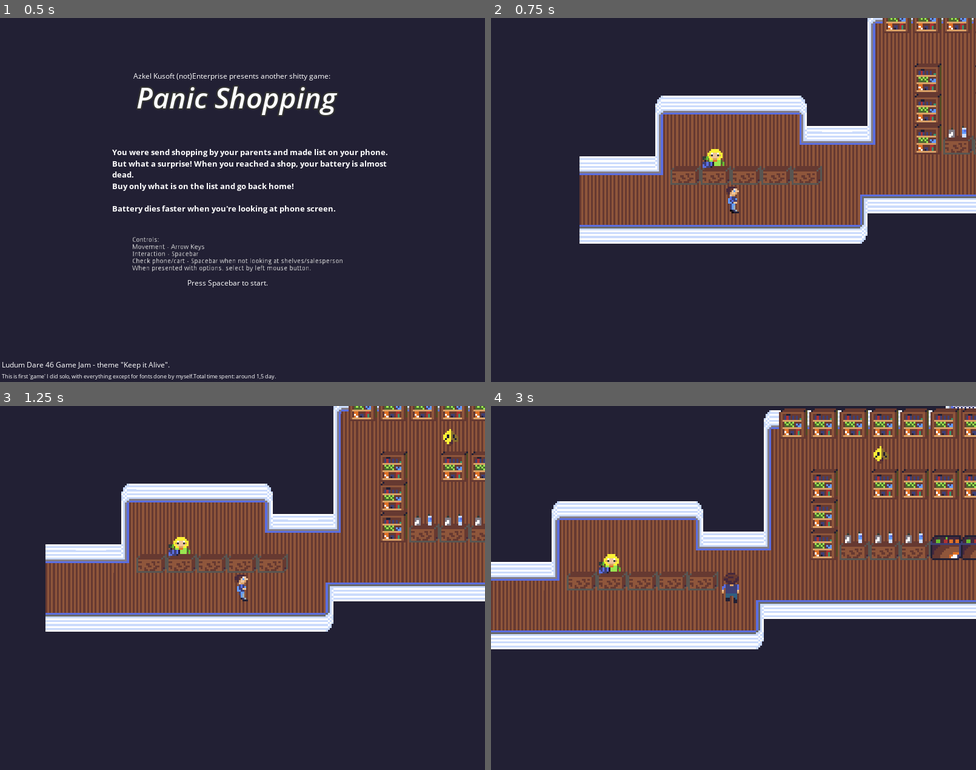
Above: before the commit, frames 1-4 (two rows, left to right).
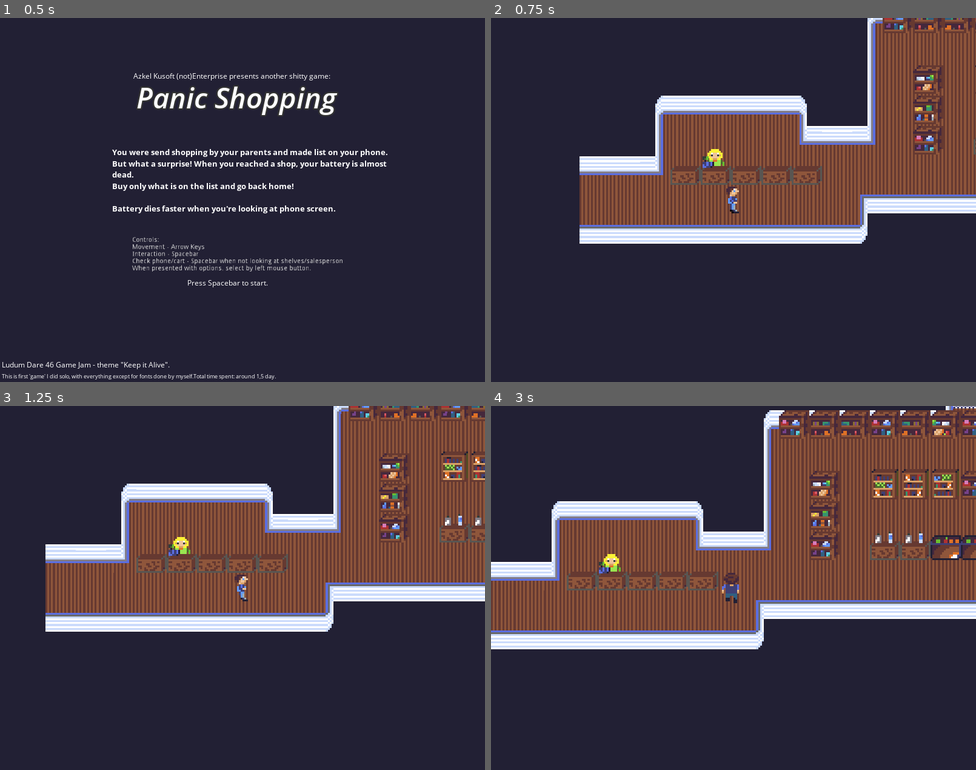
Above: after the commit, the same moments.

Repository: Azkel/LD46Game
Game: Godot game, scene res://scenes/levels/StartScene.tscn
Same seed, same stepped clock (60 frames per second), same inputs: the game is played once before the commit and once after it.
Inputs:
- Up to frame 1 (0.5 s): no input
- Up to frame 2 (0.75 s): tap Space (ui_select) at 0.5 s; hold Right (ui_right) from 0.53 s (still down); hold Enter (ui_accept) from 0.53 s (still down)
- Up to frame 3 (1.25 s): keep holding Right (ui_right); keep holding Enter (ui_accept)
- Up to frame 4 (3 s): release Right (ui_right) at 1.28 s; release Enter (ui_accept) at 1.28 s; hold Down (ui_down) 1.28-2.03 s; tap Enter (ui_accept) at 1.35, 1.52, 1.82, 2, 2.85 s; hold Right (ui_right) 2.03-2.78 s; hold Enter (ui_accept) 2.03-2.78 s; hold Up (ui_up) from 2.78 s (still down)

Frame 1 is identical in both runs. In frame 2, 1.9% of the frame differs, in the area x 81-100%, y 0-38%; in frame 3, 2.3%; in frame 4, 4.3%, in the area x 59-100%, y 0-43%.

Commit message:
More sprites for shelves added

Diff:
--- a/assets/tilemaps/ShopTileset.tres
+++ b/assets/tilemaps/ShopTileset.tres
@@ -68,38 +68,77 @@
 [sub_resource type="ConvexPolygonShape2D" id=22]
 points = PoolVector2Array( 0, 0, 32, 0, 32, 16, 0, 16 )
 
-[sub_resource type="ConvexPolygonShape2D" id=71]
-points = PoolVector2Array( 0, 0, 16, 0, 16, 16, 0, 16 )
-
 [sub_resource type="ConvexPolygonShape2D" id=23]
-points = PoolVector2Array( 4, 2, 4, 2, 4, 2, 4, 2 )
+points = PoolVector2Array( 0, 0, 16, 0, 16, 16, 0, 16 )
+
+[sub_resource type="ConvexPolygonShape2D" id=72]
+points = PoolVector2Array( 0, 0, 16, 0, 16, 16, 0, 16 )
+
+[sub_resource type="ConvexPolygonShape2D" id=73]
+points = PoolVector2Array( 0, 0, 16, 0, 16, 16, 0, 16 )
+
+[sub_resource type="ConvexPolygonShape2D" id=74]
+points = PoolVector2Array( 0, 0, 16, 0, 16, 16, 0, 16 )
+
+[sub_resource type="ConvexPolygonShape2D" id=75]
+points = PoolVector2Array( 0, 0, 16, 0, 16, 16, 0, 16 )
+
+[sub_resource type="ConvexPolygonShape2D" id=76]
+points = PoolVector2Array( 0, 0, 16, 0, 16, 16, 0, 16 )
+
+[sub_resource type="ConvexPolygonShape2D" id=77]
+points = PoolVector2Array( 0, 0, 16, 0, 16, 16, 0, 16 )
+
+[sub_resource type="ConvexPolygonShape2D" id=78]
+points = PoolVector2Array( 0, 0, 16, 0, 16, 16, 0, 16 )
+
+[sub_resource type="ConvexPolygonShape2D" id=79]
+points = PoolVector2Array( 0, 0, 16, 0, 16, 16, 0, 16 )
+
+[sub_resource type="ConvexPolygonShape2D" id=80]
+points = PoolVector2Array( 0, 0, 16, 0, 16, 16, 0, 16 )
+
+[sub_resource type="ConvexPolygonShape2D" id=81]
+points = PoolVector2Array( 0, 0, 16, 0, 16, 16, 0, 16 )
+
+[sub_resource type="ConvexPolygonShape2D" id=82]
+points = PoolVector2Array( 0, 0, 16, 0, 16, 16, 0, 16 )
+
+[sub_resource type="ConvexPolygonShape2D" id=83]
+points = PoolVector2Array( 0, 0, 16, 0, 16, 16, 0, 16 )
+
+[sub_resource type="ConvexPolygonShape2D" id=84]
+points = PoolVector2Array( 0, 0, 16, 0, 16, 16, 0, 16 )
+
+[sub_resource type="ConvexPolygonShape2D" id=85]
+points = PoolVector2Array( 0, 0, 16, 0, 16, 16, 0, 16 )
 
 [sub_resource type="ConvexPolygonShape2D" id=24]
 points = PoolVector2Array( 4, 2, 4, 2, 4, 2, 4, 2 )
 
 [sub_resource type="ConvexPolygonShape2D" id=25]
-points = PoolVector2Array( 4, 0, 4, 0, 4, 2, 4, 2 )
+points = PoolVector2Array( 4, 2, 4, 2, 4, 2, 4, 2 )
 
 [sub_resource type="ConvexPolygonShape2D" id=26]
-points = PoolVector2Array( 0, 2, 4, 2, 4, 2, 0, 2 )
+points = PoolVector2Array( 4, 0, 4, 0, 4, 2, 4, 2 )
 
 [sub_resource type="ConvexPolygonShape2D" id=27]
 points = PoolVector2Array( 0, 2, 4, 2, 4, 2, 0, 2 )
 
 [sub_resource type="ConvexPolygonShape2D" id=28]
-points = PoolVector2Array( 4, 2, 4, 2, 4, 2, 4, 2 )
+points = PoolVector2Array( 0, 2, 4, 2, 4, 2, 0, 2 )
 
 [sub_resource type="ConvexPolygonShape2D" id=29]
 points = PoolVector2Array( 4, 2, 4, 2, 4, 2, 4, 2 )
 
 [sub_resource type="ConvexPolygonShape2D" id=30]
-points = PoolVector2Array( 0, 2, 4, 2, 4, 2, 0, 2 )
+points = PoolVector2Array( 4, 2, 4, 2, 4, 2, 4, 2 )
 
 [sub_resource type="ConvexPolygonShape2D" id=31]
 points = PoolVector2Array( 0, 2, 4, 2, 4, 2, 0, 2 )
 
 [sub_resource type="ConvexPolygonShape2D" id=32]
-points = PoolVector2Array( 4, 2, 4, 2, 4, 2, 4, 2 )
+points = PoolVector2Array( 0, 2, 4, 2, 4, 2, 0, 2 )
 
 [sub_resource type="ConvexPolygonShape2D" id=33]
 points = PoolVector2Array( 4, 2, 4, 2, 4, 2, 4, 2 )
@@ -114,7 +153,7 @@
 points = PoolVector2Array( 4, 2, 4, 2, 4, 2, 4, 2 )
 
 [sub_resource type="ConvexPolygonShape2D" id=37]
-points = PoolVector2Array( 4, 0, 4, 0, 4, 2, 4, 2 )
+points = PoolVector2Array( 4, 2, 4, 2, 4, 2, 4, 2 )
 
 [sub_resource type="ConvexPolygonShape2D" id=38]
 points = PoolVector2Array( 4, 0, 4, 0, 4, 2, 4, 2 )
@@ -126,7 +165,7 @@
 points = PoolVector2Array( 4, 0, 4, 0, 4, 2, 4, 2 )
 
 [sub_resource type="ConvexPolygonShape2D" id=41]
-points = PoolVector2Array( 4, 2, 4, 2, 4, 2, 4, 2 )
+points = PoolVector2Array( 4, 0, 4, 0, 4, 2, 4, 2 )
 
 [sub_resource type="ConvexPolygonShape2D" id=42]
 points = PoolVector2Array( 4, 2, 4, 2, 4, 2, 4, 2 )
@@ -138,7 +177,7 @@
 points = PoolVector2Array( 4, 2, 4, 2, 4, 2, 4, 2 )
 
 [sub_resource type="ConvexPolygonShape2D" id=45]
-points = PoolVector2Array( 4, 0, 4, 0, 4, 2, 4, 2 )
+points = PoolVector2Array( 4, 2, 4, 2, 4, 2, 4, 2 )
 
 [sub_resource type="ConvexPolygonShape2D" id=46]
 points = PoolVector2Array( 4, 0, 4, 0, 4, 2, 4, 2 )
@@ -153,28 +192,28 @@
 points = PoolVector2Array( 4, 0, 4, 0, 4, 2, 4, 2 )
 
 [sub_resource type="ConvexPolygonShape2D" id=50]
+points = PoolVector2Array( 4, 0, 4, 0, 4, 2, 4, 2 )
+
+[sub_resource type="ConvexPolygonShape2D" id=51]
 points = PoolVector2Array( 0, 0, 4, 0, 4, 2, 0, 2 )
 
-[sub_resource type="ConvexPolygonShape2D" id=51]
-points = PoolVector2Array( 4, 0, 4, 0, 4, 2, 4, 2 )
-
 [sub_resource type="ConvexPolygonShape2D" id=52]
+points = PoolVector2Array( 4, 0, 4, 0, 4, 2, 4, 2 )
+
+[sub_resource type="ConvexPolygonShape2D" id=53]
 points = PoolVector2Array( 0, 0, 4, 0, 4, 2, 0, 2 )
 
-[sub_resource type="ConvexPolygonShape2D" id=53]
-points = PoolVector2Array( 4, 0, 4, 0, 4, 2, 4, 2 )
-
 [sub_resource type="ConvexPolygonShape2D" id=54]
 points = PoolVector2Array( 4, 0, 4, 0, 4, 2, 4, 2 )
 
 [sub_resource type="ConvexPolygonShape2D" id=55]
+points = PoolVector2Array( 4, 0, 4, 0, 4, 2, 4, 2 )
+
+[sub_resource type="ConvexPolygonShape2D" id=56]
 points = PoolVector2Array( 0, 0, 4, 0, 4, 2, 0, 2 )
 
-[sub_resource type="ConvexPolygonShape2D" id=56]
-points = PoolVector2Array( 4, 0, 4, 0, 4, 2, 4, 2 )
-
 [sub_resource type="ConvexPolygonShape2D" id=57]
-points = PoolVector2Array( 0, 0, 16, 0, 16, 16, 0, 16 )
+points = PoolVector2Array( 4, 0, 4, 0, 4, 2, 4, 2 )
 
 [sub_resource type="ConvexPolygonShape2D" id=58]
 points = PoolVector2Array( 0, 0, 16, 0, 16, 16, 0, 16 )
@@ -213,6 +252,9 @@
 points = PoolVector2Array( 0, 0, 16, 0, 16, 16, 0, 16 )
 
 [sub_resource type="ConvexPolygonShape2D" id=70]
+points = PoolVector2Array( 0, 0, 16, 0, 16, 16, 0, 16 )
+
+[sub_resource type="ConvexPolygonShape2D" id=71]
 points = PoolVector2Array( 0, 0, 16, 0, 16, 16, 0, 16 )
 
 [resource]
@@ -297,260 +339,260 @@
 3/navigation_offset = Vector2( 0, 0 )
 3/shape_offset = Vector2( 0, 0 )
 3/shape_transform = Transform2D( 1, 0, 0, 1, 0, 0 )
-3/shape = SubResource( 23 )
+3/shape = SubResource( 24 )
 3/shape_one_way = false
 3/shape_one_way_margin = 1.0
 3/shapes = [ {
 "autotile_coord": Vector2( 2, 4 ),
 "one_way": false,
 "one_way_margin": 1.0,
-"shape": SubResource( 23 ),
+"shape": SubResource( 24 ),
 "shape_transform": Transform2D( 1, 0, 0, 1, 0, 0 )
 }, {
 "autotile_coord": Vector2( 2, 4 ),
 "one_way": false,
 "one_way_margin": 1.0,
-"shape": SubResource( 24 ),
+"shape": SubResource( 25 ),
 "shape_transform": Transform2D( 1, 0, 0, 1, 0, 0 )
 }, {
 "autotile_coord": Vector2( 3, 1 ),
 "one_way": false,
 "one_way_margin": 1.0,
-"shape": SubResource( 25 ),
+"shape": SubResource( 26 ),
 "shape_transform": Transform2D( 1, 0, 0, 1, 0, 0 )
 }, {
 "autotile_coord": Vector2( 9, 4 ),
 "one_way": false,
 "one_way_margin": 1.0,
-"shape": SubResource( 26 ),
+"shape": SubResource( 27 ),
 "shape_transform": Transform2D( 1, 0, 0, 1, 0, 0 )
 }, {
 "autotile_coord": Vector2( 8, 4 ),
 "one_way": false,
 "one_way_margin": 1.0,
-"shape": SubResource( 27 ),
+"shape": SubResource( 28 ),
 "shape_transform": Transform2D( 1, 0, 0, 1, 0, 0 )
 }, {
 "autotile_coord": Vector2( 7, 4 ),
 "one_way": false,
 "one_way_margin": 1.0,
-"shape": SubResource( 28 ),
+"shape": SubResource( 29 ),
 "shape_transform": Transform2D( 1, 0, 0, 1, 0, 0 )
 }, {
 "autotile_coord": Vector2( 6, 4 ),
 "one_way": false,
 "one_way_margin": 1.0,
-"shape": SubResource( 29 ),
+"shape": SubResource( 30 ),
 "shape_transform": Transform2D( 1, 0, 0, 1, 0, 0 )
 }, {
 "autotile_coord": Vector2( 5, 4 ),
 "one_way": false,
 "one_way_margin": 1.0,
-"shape": SubResource( 30 ),
+"shape": SubResource( 31 ),
 "shape_transform": Transform2D( 1, 0, 0, 1, 0, 0 )
 }, {
 "autotile_coord": Vector2( 4, 4 ),
 "one_way": false,
 "one_way_margin": 1.0,
-"shape": SubResource( 31 ),
+"shape": SubResource( 32 ),
 "shape_transform": Transform2D( 1, 0, 0, 1, 0, 0 )
 }, {
 "autotile_coord": Vector2( 3, 4 ),
 "one_way": false,
 "one_way_margin": 1.0,
-"shape": SubResource( 32 ),
+"shape": SubResource( 33 ),
 "shape_transform": Transform2D( 1, 0, 0, 1, 0, 0 )
 }, {
 "autotile_coord": Vector2( 2, 4 ),
 "one_way": false,
 "one_way_margin": 1.0,
-"shape": SubResource( 33 ),
+"shape": SubResource( 34 ),
 "shape_transform": Transform2D( 1, 0, 0, 1, 0, 0 )
 }, {
 "autotile_coord": Vector2( 2, 5 ),
 "one_way": false,
 "one_way_margin": 1.0,
-"shape": SubResource( 34 ),
+"shape": SubResource( 35 ),
 "shape_transform": Transform2D( 1, 0, 0, 1, 0, 0 )
 }, {
 "autotile_coord": Vector2( 2, 6 ),
 "one_way": false,
 "one_way_margin": 1.0,
-"shape": SubResource( 35 ),
+"shape": SubResource( 36 ),
 "shape_transform": Transform2D( 1, 0, 0, 1, 0, 0 )
 }, {
 "autotile_coord": Vector2( 2, 7 ),
 "one_way": false,
 "one_way_margin": 1.0,
-"shape": SubResource( 36 ),
+"shape": SubResource( 37 ),
 "shape_transform": Transform2D( 1, 0, 0, 1, 0, 0 )
 }, {
 "autotile_coord": Vector2( 2, 8 ),
 "one_way": false,
 "one_way_margin": 1.0,
-"shape": SubResource( 37 ),
+"shape": SubResource( 38 ),
 "shape_transform": Transform2D( 1, 0, 0, 1, 0, 0 )
 }, {
 "autotile_coord": Vector2( 2, 9 ),
 "one_way": false,
 "one_way_margin": 1.0,
-"shape": SubResource( 38 ),
+"shape": SubResource( 39 ),
 "shape_transform": Transform2D( 1, 0, 0, 1, 0, 0 )
 }, {
 "autotile_coord": Vector2( 2, 10 ),
 "one_way": false,
 "one_way_margin": 1.0,
-"shape": SubResource( 39 ),
+"shape": SubResource( 40 ),
 "shape_transform": Transform2D( 1, 0, 0, 1, 0, 0 )
 }, {
 "autotile_coord": Vector2( 2, 11 ),
 "one_way": false,
 "one_way_margin": 1.0,
-"shape": SubResource( 40 ),
+"shape": SubResource( 41 ),
 "shape_transform": Transform2D( 1, 0, 0, 1, 0, 0 )
 }, {
 "autotile_coord": Vector2( 2, 12 ),
 "one_way": false,
 "one_way_margin": 1.0,
-"shape": SubResource( 41 ),
+"shape": SubResource( 42 ),
 "shape_transform": Transform2D( 1, 0, 0, 1, 0, 0 )
 }, {
 "autotile_coord": Vector2( 2, 13 ),
 "one_way": false,
 "one_way_margin": 1.0,
-"shape": SubResource( 42 ),
+"shape": SubResource( 43 ),
 "shape_transform": Transform2D( 1, 0, 0, 1, 0, 0 )
 }, {
 "autotile_coord": Vector2( 2, 14 ),
 "one_way": false,
 "one_way_margin": 1.0,
-"shape": SubResource( 43 ),
+"shape": SubResource( 44 ),
 "shape_transform": Transform2D( 1, 0, 0, 1, 0, 0 )
 }, {
 "autotile_coord": Vector2( 2, 15 ),
 "one_way": false,
 "one_way_margin": 1.0,
-"shape": SubResource( 44 ),
+"shape": SubResource( 45 ),
 "shape_transform": Transform2D( 1, 0, 0, 1, 0, 0 )
 }, {
 "autotile_coord": Vector2( 2, 16 ),
 "one_way": false,
 "one_way_margin": 1.0,
-"shape": SubResource( 45 ),
+"shape": SubResource( 46 ),
 "shape_transform": Transform2D( 1, 0, 0, 1, 0, 0 )
 }, {
 "autotile_coord": Vector2( 2, 17 ),
 "one_way": false,
 "one_way_margin": 1.0,
-"shape": SubResource( 46 ),
+"shape": SubResource( 47 ),
 "shape_transform": Transform2D( 1, 0, 0, 1, 0, 0 )
 }, {
 "autotile_coord": Vector2( 2, 18 ),
 "one_way": false,
 "one_way_margin": 1.0,
-"shape": SubResource( 47 ),
+"shape": SubResource( 48 ),
 "shape_transform": Transform2D( 1, 0, 0, 1, 0, 0 )
 }, {
 "autotile_coord": Vector2( 2, 19 ),
 "one_way": false,
 "one_way_margin": 1.0,
-"shape": SubResource( 48 ),
+"shape": SubResource( 49 ),
 "shape_transform": Transform2D( 1, 0, 0, 1, 0, 0 )
 }, {
 "autotile_coord": Vector2( 3, 19 ),
 "one_way": false,
 "one_way_margin": 1.0,
-"shape": SubResource( 49 ),
+"shape": SubResource( 50 ),
 "shape_transform": Transform2D( 1, 0, 0, 1, 0, 0 )
 }, {
 "autotile_coord": Vector2( 4, 19 ),
 "one_way": false,
 "one_way_margin": 1.0,
-"shape": SubResource( 50 ),
+"shape": SubResource( 51 ),
 "shape_transform": Transform2D( 1, 0, 0, 1, 0, 0 )
 }, {
 "autotile_coord": Vector2( 3, 19 ),
 "one_way": false,
 "one_way_margin": 1.0,
-"shape": SubResource( 51 ),
+"shape": SubResource( 52 ),
 "shape_transform": Transform2D( 1, 0, 0, 1, 0, 0 )
 }, {
 "autotile_coord": Vector2( 5, 19 ),
 "one_way": false,
 "one_way_margin": 1.0,
-"shape": SubResource( 52 ),
+"shape": SubResource( 53 ),
 "shape_transform": Transform2D( 1, 0, 0, 1, 0, 0 )
 }, {
 "autotile_coord": Vector2( 3, 19 ),
 "one_way": false,
 "one_way_margin": 1.0,
-"shape": SubResource( 53 ),
+"shape": SubResource( 54 ),
 "shape_transform": Transform2D( 1, 0, 0, 1, 0, 0 )
 }, {
 "autotile_coord": Vector2( 6, 19 ),
 "one_way": false,
 "one_way_margin": 1.0,
-"shape": SubResource( 54 ),
+"shape": SubResource( 55 ),
 "shape_transform": Transform2D( 1, 0, 0, 1, 0, 0 )
 }, {
 "autotile_coord": Vector2( 8, 19 ),
 "one_way": false,
 "one_way_margin": 1.0,
-"shape": SubResource( 55 ),
+"shape": SubResource( 56 ),
 "shape_transform": Transform2D( 1, 0, 0, 1, 0, 0 )
 }, {
 "autotile_coord": Vector2( 7, 19 ),
 "one_way": false,
 "one_way_margin": 1.0,
-"shape": SubResource( 56 ),
+"shape": SubResource( 57 ),
 "shape_transform": Transform2D( 1, 0, 0, 1, 0, 0 )
 }, {
 "autotile_coord": Vector2( 1, 0 ),
 "one_way": false,
 "one_way_margin": 1.0,
-"shape": SubResource( 57 ),
-"shape_transform": Transform2D( 1, 0, 0, 1, 0, 0 )
-}, {
-"autotile_coord": Vector2( 0, 0 ),
-"one_way": false,
-"one_way_margin": 1.0,
 "shape": SubResource( 58 ),
 "shape_transform": Transform2D( 1, 0, 0, 1, 0, 0 )
 }, {
+"autotile_coord": Vector2( 0, 0 ),
+"one_way": false,
+"one_way_margin": 1.0,
+"shape": SubResource( 59 ),
+"shape_transform": Transform2D( 1, 0, 0, 1, 0, 0 )
+}, {
 "autotile_coord": Vector2( 2, 0 ),
 "one_way": false,
 "one_way_margin": 1.0,
-"shape": SubResource( 59 ),
+"shape": SubResource( 60 ),
 "shape_transform": Transform2D( 1, 0, 0, 1, 0, 0 )
 }, {
 "autotile_coord": Vector2( 2, 1 ),
 "one_way": false,
 "one_way_margin": 1.0,
-"shape": SubResource( 60 ),
+"shape": SubResource( 61 ),
 "shape_transform": Transform2D( 1, 0, 0, 1, 0, 0 )
 }, {
 "autotile_coord": Vector2( 0, 1 ),
 "one_way": false,
 "one_way_margin": 1.0,
-"shape": SubResource( 61 ),
+"shape": SubResource( 62 ),
 "shape_transform": Transform2D( 1, 0, 0, 1, 0, 0 )
 }, {
 "autotile_coord": Vector2( 0, 2 ),
 "one_way": false,
 "one_way_margin": 1.0,
-"shape": SubResource( 62 ),
+"shape": SubResource( 63 ),
 "shape_transform": Transform2D( 1, 0, 0, 1, 0, 0 )
 }, {
 "autotile_coord": Vector2( 1, 2 ),
 "one_way": false,
 "one_way_margin": 1.0,
-"shape": SubResource( 63 ),
+"shape": SubResource( 64 ),
 "shape_transform": Transform2D( 1, 0, 0, 1, 0, 0 )
 }, {
 "autotile_coord": Vector2( 2, 2 ),
 "one_way": false,
 "one_way_margin": 1.0,
-"shape": SubResource( 64 ),
+"shape": SubResource( 65 ),
 "shape_transform": Transform2D( 1, 0, 0, 1, 0, 0 )
 } ]
 3/z_index = 0
@@ -564,14 +606,14 @@
 4/navigation_offset = Vector2( 0, 0 )
 4/shape_offset = Vector2( 0, 0 )
 4/shape_transform = Transform2D( 1, 0, 0, 1, 0, 0 )
-4/shape = SubResource( 65 )
+4/shape = SubResource( 66 )
 4/shape_one_way = false
 4/shape_one_way_margin = 1.0
 4/shapes = [ {
 "autotile_coord": Vector2( 0, 0 ),
 "one_way": false,
 "one_way_margin": 1.0,
-"shape": SubResource( 65 ),
+"shape": SubResource( 66 ),
 "shape_transform": Transform2D( 1, 0, 0, 1, 0, 0 )
 } ]
 4/z_index = 0
@@ -585,14 +627,14 @@
 5/navigation_offset = Vector2( 0, 0 )
 5/shape_offset = Vector2( 0, 0 )
 5/shape_transform = Transform2D( 1, 0, 0, 1, 0, 0 )
-5/shape = SubResource( 66 )
+5/shape = SubResource( 67 )
 5/shape_one_way = false
 5/shape_one_way_margin = 1.0
 5/shapes = [ {
 "autotile_coord": Vector2( 0, 0 ),
 "one_way": false,
 "one_way_margin": 1.0,
-"shape": SubResource( 66 ),
+"shape": SubResource( 67 ),
 "shape_transform": Transform2D( 1, 0, 0, 1, 0, 0 )
 } ]
 5/z_index = 0
@@ -606,14 +648,14 @@
 6/navigation_offset = Vector2( 0, 0 )
 6/shape_offset = Vector2( 0, 0 )
 6/shape_transform = Transform2D( 1, 0, 0, 1, 0, 0 )
-6/shape = SubResource( 67 )
+6/shape = SubResource( 68 )
 6/shape_one_way = false
 6/shape_one_way_margin = 1.0
 6/shapes = [ {
 "autotile_coord": Vector2( 0, 0 ),
 "one_way": false,
 "one_way_margin": 1.0,
-"shape": SubResource( 67 ),
+"shape": SubResource( 68 ),
 "shape_transform": Transform2D( 1, 0, 0, 1, 0, 0 )
 } ]
 6/z_index = 0
@@ -627,14 +669,14 @@
 7/navigation_offset = Vector2( 0, 0 )
 7/shape_offset = Vector2( 0, 0 )
 7/shape_transform = Transform2D( 1, 0, 0, 1, 0, 0 )
-7/shape = SubResource( 68 )
+7/shape = SubResource( 69 )
 7/shape_one_way = false
 7/shape_one_way_margin = 1.0
 7/shapes = [ {
 "autotile_coord": Vector2( 0, 0 ),
 "one_way": false,
 "one_way_margin": 1.0,
-"shape": SubResource( 68 ),
+"shape": SubResource( 69 ),
 "shape_transform": Transform2D( 1, 0, 0, 1, 0, 0 )
 } ]
 7/z_index = 0
@@ -648,14 +690,14 @@
 8/navigation_offset = Vector2( 0, 0 )
 8/shape_offset = Vector2( 0, 0 )
 8/shape_transform = Transform2D( 1, 0, 0, 1, 0, 0 )
-8/shape = SubResource( 69 )
+8/shape = SubResource( 70 )
 8/shape_one_way = false
 8/shape_one_way_margin = 1.0
 8/shapes = [ {
 "autotile_coord": Vector2( 0, 0 ),
 "one_way": false,
 "one_way_margin": 1.0,
-"shape": SubResource( 69 ),
+"shape": SubResource( 70 ),
 "shape_transform": Transform2D( 1, 0, 0, 1, 0, 0 )
 } ]
 8/z_index = 0
@@ -669,14 +711,14 @@
 9/navigation_offset = Vector2( 0, 0 )
 9/shape_offset = Vector2( 0, 0 )
 9/shape_transform = Transform2D( 1, 0, 0, 1, 0, 0 )
-9/shape = SubResource( 70 )
+9/shape = SubResource( 71 )
 9/shape_one_way = false
 9/shape_one_way_margin = 1.0
 9/shapes = [ {
 "autotile_coord": Vector2( 0, 0 ),
 "one_way": false,
 "one_way_margin": 1.0,
-"shape": SubResource( 70 ),
+"shape": SubResource( 71 ),
 "shape_transform": Transform2D( 1, 0, 0, 1, 0, 0 )
 } ]
 9/z_index = 0
@@ -978,14 +1020,122 @@
 21/navigation_offset = Vector2( 0, 0 )
 21/shape_offset = Vector2( 0, 0 )
 21/shape_transform = Transform2D( 1, 0, 0, 1, 0, 0 )
-21/shape = SubResource( 71 )
+21/shape = SubResource( 23 )
 21/shape_one_way = false
 21/shape_one_way_margin = 1.0
 21/shapes = [ {
 "autotile_coord": Vector2( 0, 0 ),
 "one_way": false,
 "one_way_margin": 1.0,
-"shape": SubResource( 71 ),
+"shape": SubResource( 23 ),
 "shape_transform": Transform2D( 1, 0, 0, 1, 0, 0 )
 } ]
 21/z_index = 0
+22/name = "Shelves"
+22/texture = ExtResource( 1 )
+22/tex_offset = Vector2( 0, 0 )
+22/modulate = Color( 1, 1, 1, 1 )
+22/region = Rect2( 0, 96, 96, 32 )
+22/tile_mode = 1
+22/autotile/bitmask_mode = 2
+22/autotile/bitmask_flags = [ Vector2( 0, 0 ), 511, Vector2( 0, 1 ), 511, Vector2( 1, 0 ), 511, Vector2( 1, 1 ), 511, Vector2( 2, 0 ), 511, Vector2( 2, 1 ), 511, Vector2( 3, 0 ), 511, Vector2( 3, 1 ), 511, Vector2( 4, 0 ), 511, Vector2( 4, 1 ), 511, Vector2( 5, 0 ), 511, Vector2( 5, 1 ), 511 ]
+22/autotile/icon_coordinate = Vector2( 4, 0 )
+22/autotile/tile_size = Vector2( 16, 16 )
+22/autotile/spacing = 0
+22/autotile/occluder_map = [  ]
+22/autotile/navpoly_map = [  ]
+22/autotile/priority_map = [ Vector3( 0, 0, 4 ), Vector3( 0, 1, 3 ), Vector3( 1, 0, 4 ), Vector3( 1, 1, 5 ), Vector3( 2, 0, 4 ), Vector3( 2, 1, 4 ), Vector3( 3, 0, 4 ), Vector3( 3, 1, 5 ), Vector3( 4, 1, 5 ), Vector3( 5, 0, 5 ), Vector3( 5, 1, 5 ) ]
+22/autotile/z_index_map = [  ]
+22/occluder_offset = Vector2( 0, 0 )
+22/navigation_offset = Vector2( 0, 0 )
+22/shape_offset = Vector2( 0, 0 )
+22/shape_transform = Transform2D( 1, 0, 0, 1, 0, 0 )
+22/shape = SubResource( 72 )
+22/shape_one_way = false
+22/shape_one_way_margin = 1.0
+22/shapes = [ {
+"autotile_coord": Vector2( 5, 1 ),
+"one_way": false,
+"one_way_margin": 1.0,
+"shape": SubResource( 72 ),
+"shape_transform": Transform2D( 1, 0, 0, 1, 0, 0 )
+}, {
+"autotile_coord": Vector2( 4, 1 ),
+"one_way": false,
+"one_way_margin": 1.0,
+"shape": SubResource( 73 ),
+"shape_transform": Transform2D( 1, 0, 0, 1, 0, 0 )
+}, {
+"autotile_coord": Vector2( 3, 1 ),
+"one_way": false,
+"one_way_margin": 1.0,
+"shape": SubResource( 74 ),
+"shape_transform": Transform2D( 1, 0, 0, 1, 0, 0 )
+}, {
+"autotile_coord": Vector2( 2, 1 ),
+"one_way": false,
+"one_way_margin": 1.0,
+"shape": SubResource( 75 ),
+"shape_transform": Transform2D( 1, 0, 0, 1, 0, 0 )
+}, {
+"autotile_coord": Vector2( 1, 1 ),
+"one_way": false,
+"one_way_margin": 1.0,
+"shape": SubResource( 76 ),
+"shape_transform": Transform2D( 1, 0, 0, 1, 0, 0 )
+}, {
+"autotile_coord": Vector2( 0, 1 ),
+"one_way": false,
+"one_way_margin": 1.0,
+"shape": SubResource( 77 ),
+"shape_transform": Transform2D( 1, 0, 0, 1, 0, 0 )
+}, {
+"autotile_coord": Vector2( 0, 1 ),
+"one_way": false,
+"one_way_margin": 1.0,
+"shape": SubResource( 78 ),
+"shape_transform": Transform2D( 1, 0, 0, 1, 0, 0 )
+}, {
+"autotile_coord": Vector2( 0, 0 ),
+"one_way": false,
+"one_way_margin": 1.0,
+"shape": SubResource( 79 ),
+"shape_transform": Transform2D( 1, 0, 0, 1, 0, 0 )
+}, {
+"autotile_coord": Vector2( 1, 0 ),
+"one_way": false,
+"one_way_margin": 1.0,
+"shape": SubResource( 80 ),
+"shape_transform": Transform2D( 1, 0, 0, 1, 0, 0 )
+}, {
+"autotile_coord": Vector2( 1, 0 ),
+"one_way": false,
+"one_way_margin": 1.0,
+"shape": SubResource( 81 ),
+"shape_transform": Transform2D( 1, 0, 0, 1, 0, 0 )
+}, {
+"autotile_coord": Vector2( 2, 0 ),
+"one_way": false,
+"one_way_margin": 1.0,
+"shape": SubResource( 82 ),
+"shape_transform": Transform2D( 1, 0, 0, 1, 0, 0 )
+}, {
+"autotile_coord": Vector2( 3, 0 ),
+"one_way": false,
+"one_way_margin": 1.0,
+"shape": SubResource( 83 ),
+"shape_transform": Transform2D( 1, 0, 0, 1, 0, 0 )
+}, {
+"autotile_coord": Vector2( 4, 0 ),
+"one_way": false,
+"one_way_margin": 1.0,
+"shape": SubResource( 84 ),
+"shape_transform": Transform2D( 1, 0, 0, 1, 0, 0 )
+}, {
+"autotile_coord": Vector2( 5, 0 ),
+"one_way": false,
+"one_way_margin": 1.0,
+"shape": SubResource( 85 ),
+"shape_transform": Transform2D( 1, 0, 0, 1, 0, 0 )
+} ]
+22/z_index = 0
--- a/scenes/levels/FirstLevel.tscn
+++ b/scenes/levels/FirstLevel.tscn
@@ -31,7 +31,7 @@
 tile_set = ExtResource( 1 )
 cell_size = Vector2( 16, 16 )
 format = 1
-tile_data = PoolIntArray( -327674, 20, 0, -327672, 20, 0, -3 …(241 unchanged characters)… 20, 0, -65535, 20, 0, -65522, 20, 0, 0, 13, 0, 1, 13, 0, 2, 13, 0, 3, 13, 0, 4, 13, 0, 5, 13, 0, 6, 13, 0, 7, 13, 0, 8, 13, 0, 9, 13, 0, 12, 13, 0, 13, 14, 0, 14, 14, 0, 15, 14, 0, 16, 14, 0, 65539, 21, 0, 131073, 13, 0, 131075, 13, 0, 131076, 13, 0, 131077, 13, 0, 131078, 13, 0, 131079, 13, 0, 131080, 13, 0, 131081, 13, 0, 131082, 13, 0, 131083, 13, 0, 131085, 13, 0, 131086, 13, 0, 131087, 13, 0, 131088, 13, 0, 131090, 20, 0, 196609, 13, 0, 262145, 13, 0, 262146, 17, 0, 262147, 17, 0, 262148, 17, 0, 262149, 18, 0, 262150, 18, 0, 262151, 18, 0, 262152, 13, 0, 262153, 13, 0, 262154, 13, 0, 262155, 13, 0, 262157, 17, 0, 262158, 19, 0, 262159,  …(127 unchanged characters)…
+tile_data = PoolIntArray( -327674, 20, 0, -327672, 20, 0, -3 …(241 unchanged characters)… 20, 0, -65535, 20, 0, -65522, 20, 0, 0, 22, 2, 1, 22, 3, 2, 22, 65539, 3, 22, 2, 4, 22, 65539, 5, 22, 0, 6, 22, 2, 7, 22, 1, 8, 22, 65536, 9, 22, 3, 12, 22, 3, 13, 14, 0, 14, 14, 0, 15, 14, 0, 16, 14, 0, 131073, 22, 65536, 131075, 22, 4, 131076, 22, 5, 131077, 22, 65541, 131078, 22, 2, 131079, 22, 65539, 131080, 22, 65536, 131081, 22, 1, 131082, 22, 0, 131083, 22, 65537, 131085, 22, 4, 131086, 22, 5, 131087, 22, 65540, 131088, 22, 5, 131090, 20, 0, 196609, 22, 1, 262145, 22, 2, 262147, 17, 0, 262148, 17, 0, 262149, 18, 0, 262150, 18, 0, 262151, 18, 0, 262152, 22, 65539, 262153, 22, 65536, 262154, 22, 2, 262155, 22, 65539, 262157, 17, 0, 262158, 19, 0, 262159,  …(127 unchanged characters)…
 
 [node name="Tea" parent="Objects" instance=ExtResource( 3 )]
 position = Vector2( 242.237, 71.9128 )
Not shown: 1 places in assets/tilemaps/ShopTileset.tres that only renumber resources
Binary file changed: assets/tilemaps/gfx/Tilemap01.png
